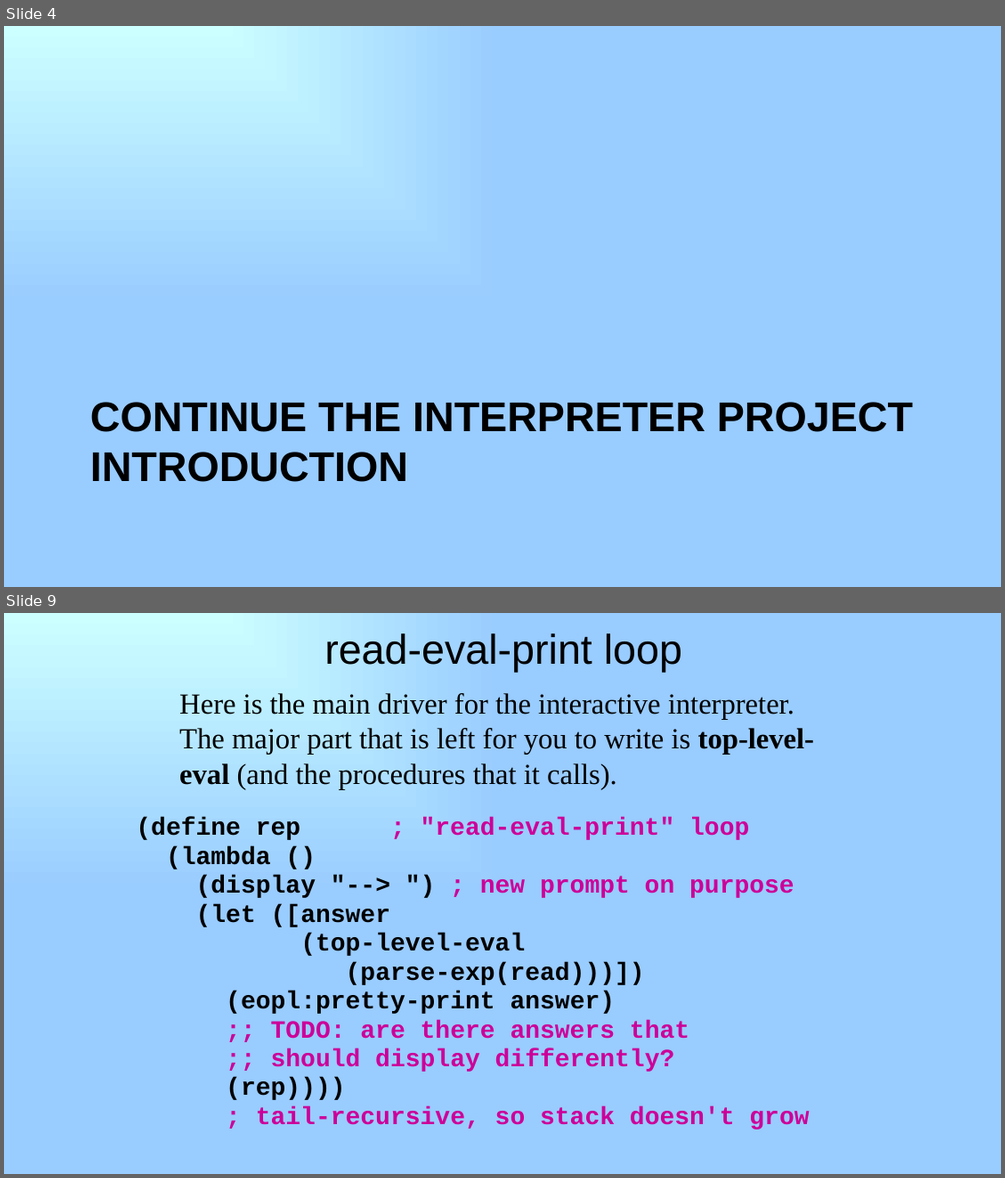
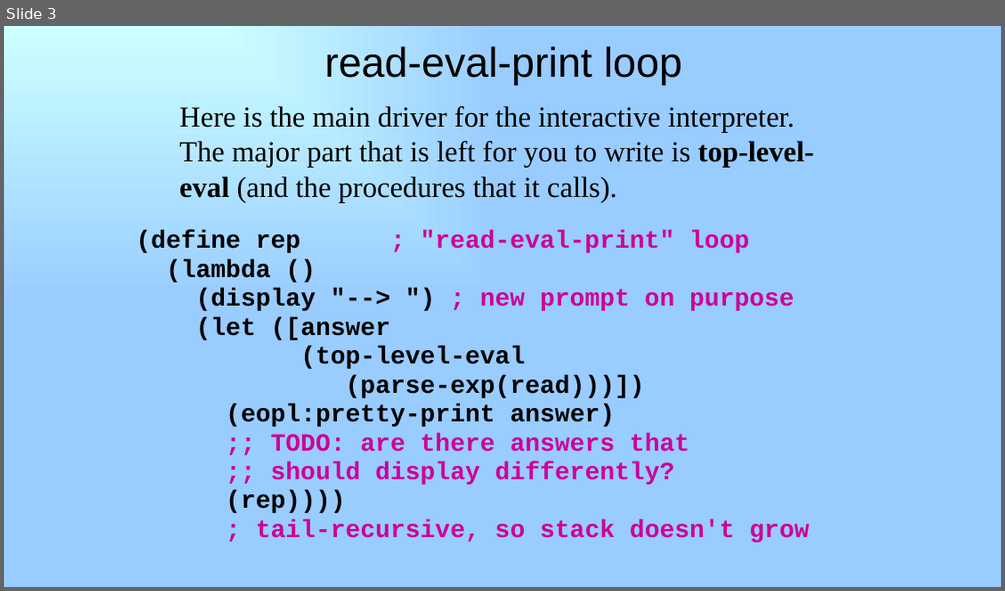
Before and after one commit to RHIT-CSSE/csse304, a slide deck: ClassMaterials/AddLetIfLambda/20-add-let-if-lambda.pptx. Shown one above the other, each under a label of ours: slides 4 and 9 before the commit, slide 3 after it; the slides between them are not shown. The pictures are 1005x1178 and 1005x591 pixels, drawn with LibreOffice and Linux fonts; fonts in the diff are those of the drawing. Boxes give left, top, right and bottom in pixels: in the first picture for what was removed or moved away, otherwise in the second. Text is boxed around its words. In the diff, an @@ line names an element or a change of style, - is before the commit and + after.

```diff
--- a/ClassMaterials/AddLetIfLambda/20-add-let-if-lambda.pptx
+++ b/ClassMaterials/AddLetIfLambda/20-add-let-if-lambda.pptx
@@ slide 4 removed at bbox=[4, 26, 1001, 587], background gradient #CCFFFF to #99CCFF @@
@@ title removed at bbox=[90, 402, 913, 482] @@
-CONTINUE THE INTERPRETER PROJECT INTRODUCTION
@@ what was slide 9 is now slide 3 @@
```
Also in this commit, not shown: 1 slide changed, 2 slides added, 13 other slides removed.
